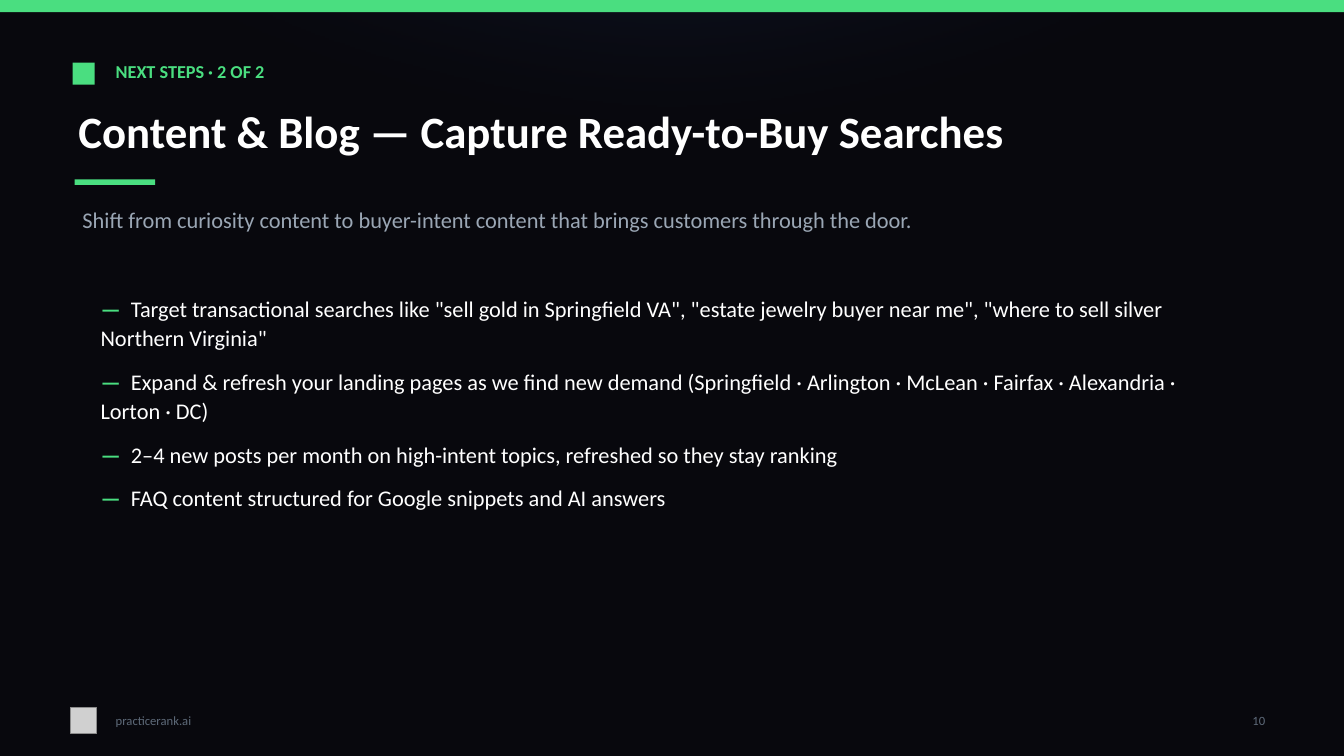
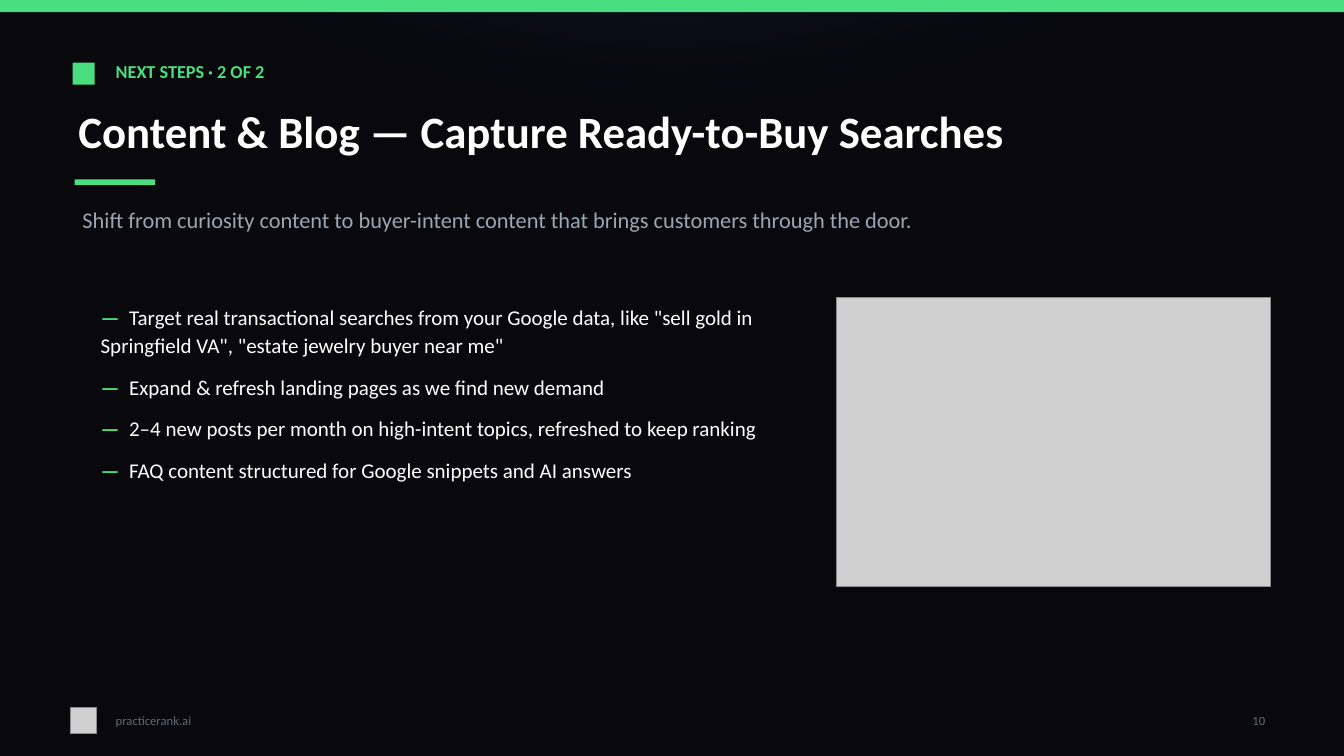
Before and after one commit to sathvik-vadlakunta/inCentivee, a slide deck: slide 10 of deliverables/PracticeRank-SEO-Strategy-Paradigm-Experts.pptx. Drawn at 1344x756 pixels with LibreOffice and Linux fonts; fonts in the diff are those of the drawing; grey boxes stand for pictures. Boxes give left, top, right and bottom in pixels: in the first picture for what was removed or moved away, otherwise in the second. Text is boxed around its words. In the diff, an @@ line names an element or a change of style, - is before the commit and + after.

```diff
--- a/deliverables/PracticeRank-SEO-Strategy-Paradigm-Experts.pptx
+++ b/deliverables/PracticeRank-SEO-Strategy-Paradigm-Experts.pptx
@@ text "— Target real transactional searches ...": place and size @@
-text "— Target real transactional searches ..." at <box>101,301,1165,510</box>
+text "— Target real transactional searches ..." at <box>101,310,755,482</box>
@@ picture added at <box>837,297,1270,587</box> @@
@@ text at <box>101,310,755,440</box>: text changed; size 16 to 15 pt @@
-— Target transactional searches like "sell gold in Springfield VA", "estate jewelry buyer near me", "where to sell silver Northern Virginia"
-— Expand & refresh your landing pages as we find new demand (Springfield · Arlington · McLean · Fairfax · Alexandria · Lorton · DC)
-— 2–4 new posts per month on high-intent topics, refreshed so they stay ranking
+— Target real transactional searches from your Google data, like "sell gold in Springfield VA", "estate jewelry buyer near me"
+— Expand & refresh landing pages as we find new demand
+— 2–4 new posts per month on high-intent topics, refreshed to keep ranking
@@ text at <box>129,463,632,482</box>: size 16 to 15 pt in "— FAQ content structured for Google snippets ..." @@
```
Also in this commit, not shown: 3 other slides changed, 1 slide added, 5 other files.
